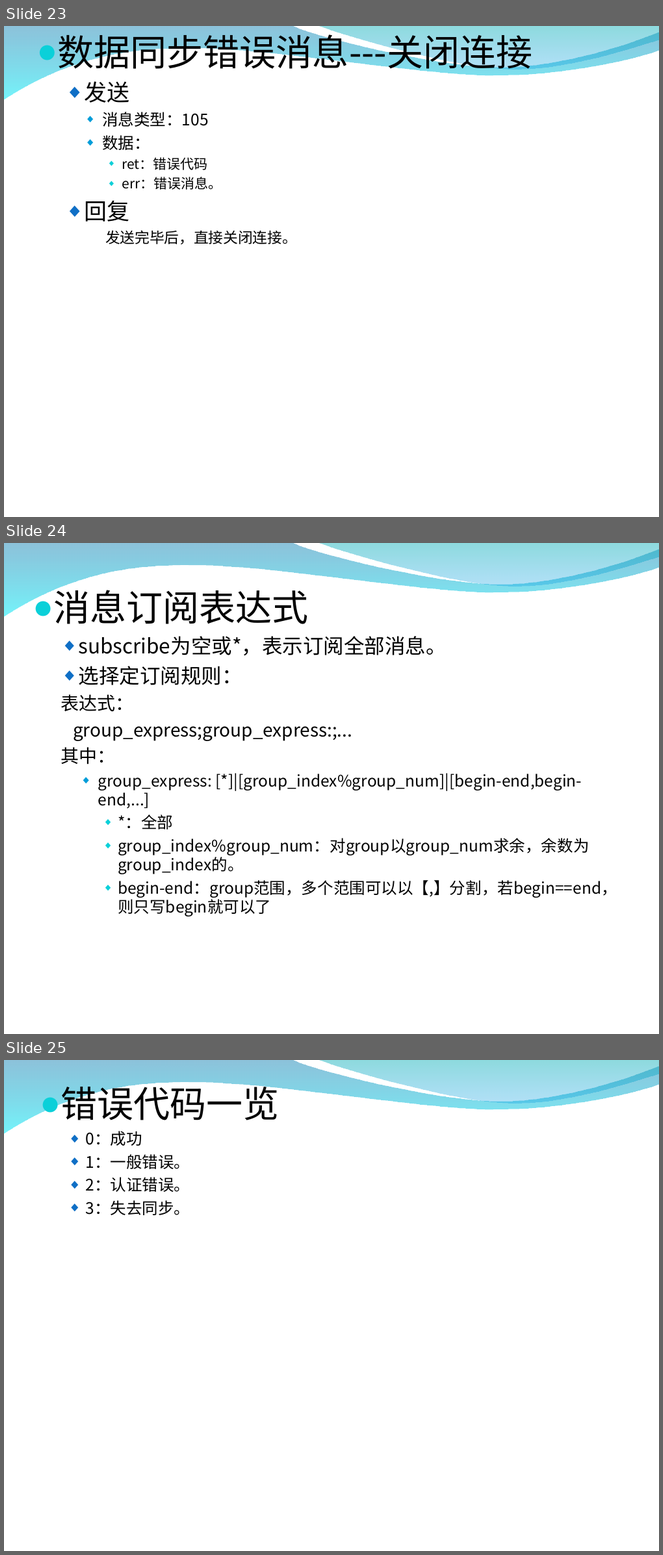
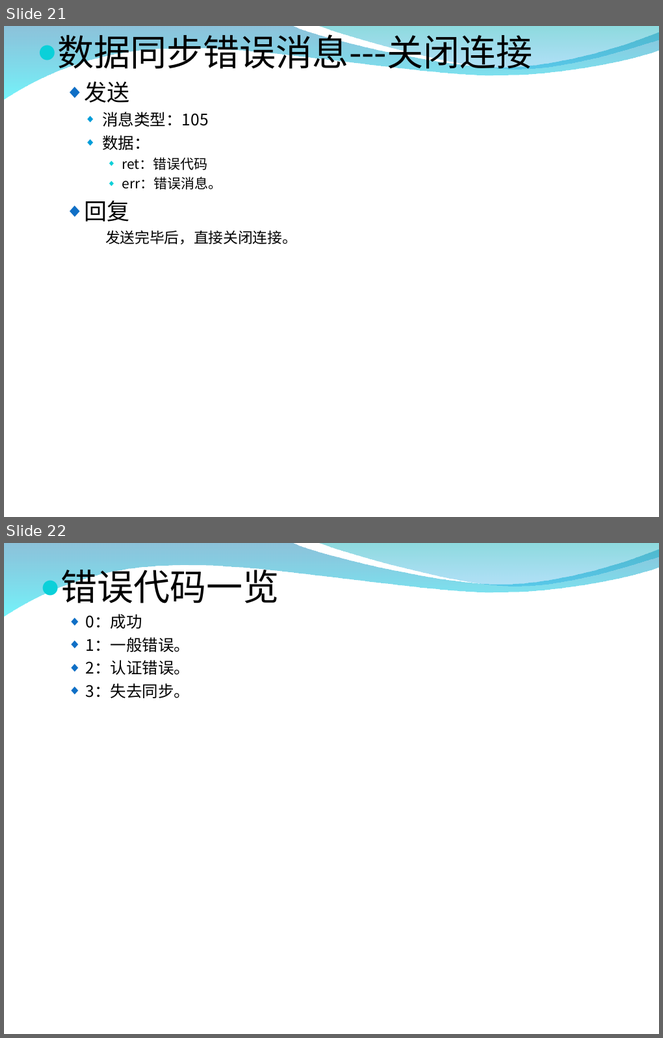
Before and after one commit to burstas/cwinux-mq, a slide deck: mq/doc/mq_introduce.ppt. Shown one above the other, each under a label of ours: slides 23, 24 and 25 before the commit, slides 21 and 22 after it. The pictures are 663x1555 and 663x1038 pixels, drawn with LibreOffice and Linux fonts; fonts in the diff are those of the drawing; background and template pictures are left out. Boxes give left, top, right and bottom in pixels: in the first picture for what was removed or moved away, otherwise in the second. Text is boxed around its words. In the diff, an @@ line names an element or a change of style, - is before the commit and + after.

```diff
--- a/mq/doc/mq_introduce.ppt
+++ b/mq/doc/mq_introduce.ppt
@@ slide 24 removed at [4,543,659,1034], background picture (left out); not listed: 2 template elements that a slide beside it also shows @@
@@ text removed at [53,584,618,917] @@
-● 消息订阅表达式
-  ◆ subscribe为空或*，表示订阅全部消息。
-  ◆ 选择定订阅规则：
-  表达式：
-  group_express;group_express:;...
-  其中：
-    ◆ group_express: [*]|[group_index%group_num]|[begin-end,begin-end,...]
-      ◆ *：全部
-      ◆ group_index%group_num：对group以group_num求余，余数为group_index的。
-      ◆ begin-end：group范围，多个范围可以以【,】分割，若begin==end，则只写begin就可以了
@@ what was slide 23 is now slide 21 @@
@@ what was slide 25 is now slide 22 @@
```
Also in this commit, not shown: 15 slides changed, 1 slide added, 3 other slides removed, 8 other files.
